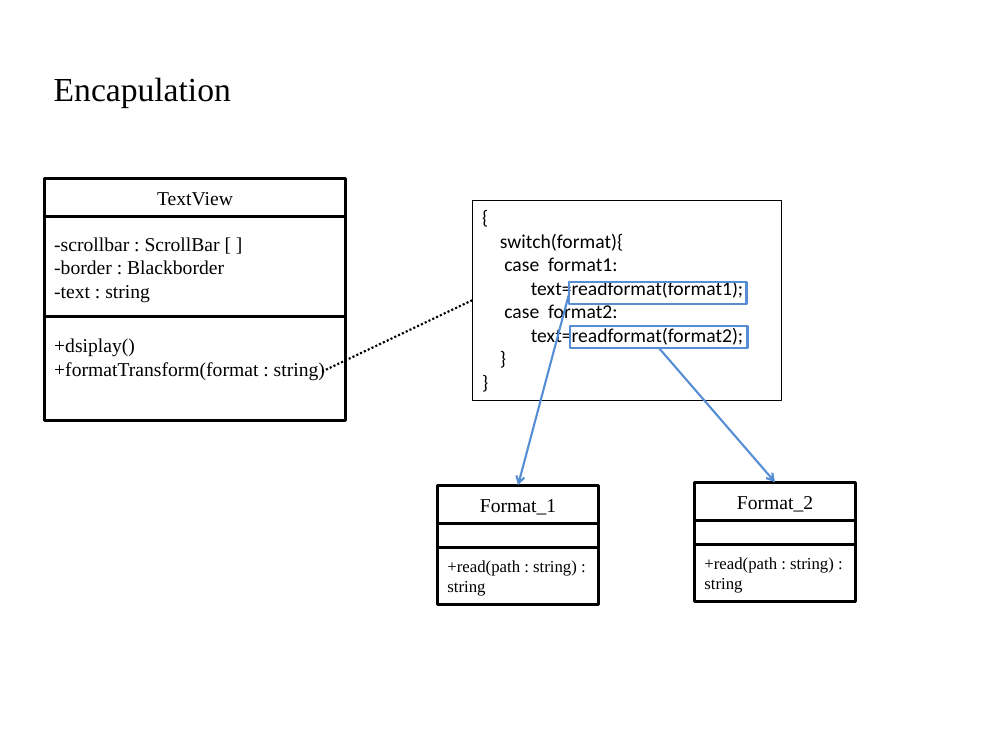
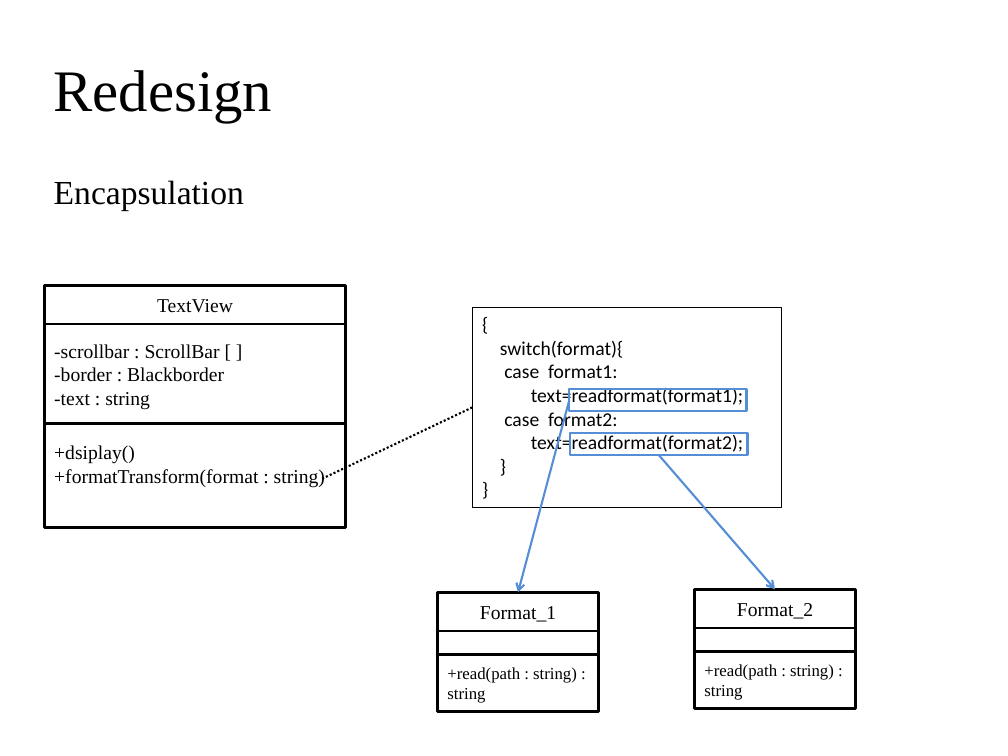
Before and after one commit to 2014-sed-team3/term-project, a slide deck: slide 7 of homework/hw9/9-1/SED-Hw9_1.pptx (slide 6 before the commit). Drawn at 1008x756 pixels with LibreOffice and Linux fonts; fonts in the diff are those of the drawing. Boxes give left, top, right and bottom in pixels: in the first picture for what was removed or moved away, otherwise in the second. Text is boxed around its words. In the diff, an @@ line names an element or a change of style, - is before the commit and + after.

```diff
--- a/homework/hw9/9-1/SED-Hw9_1.pptx
+++ b/homework/hw9/9-1/SED-Hw9_1.pptx
@@ text added at (x1=54, y1=70, x2=273, y2=122), 42 pt, text #000000 @@
+Redesign
@@ title at (x1=54, y1=180, x2=244, y2=211): text changed @@
-Encapulation
+Encapsulation
@@ 7 rectangles, 1 line, 1 arrow moved together from (x1=44, y1=178, x2=856, y2=548) to (x1=44, y1=285, x2=856, y2=655) @@
@@ 5 rectangles, 1 arrow moved together from (x1=44, y1=217, x2=856, y2=604) to (x1=44, y1=325, x2=856, y2=712) @@
```
Also in this commit, not shown: 1 other slide changed, 1 slide added.
